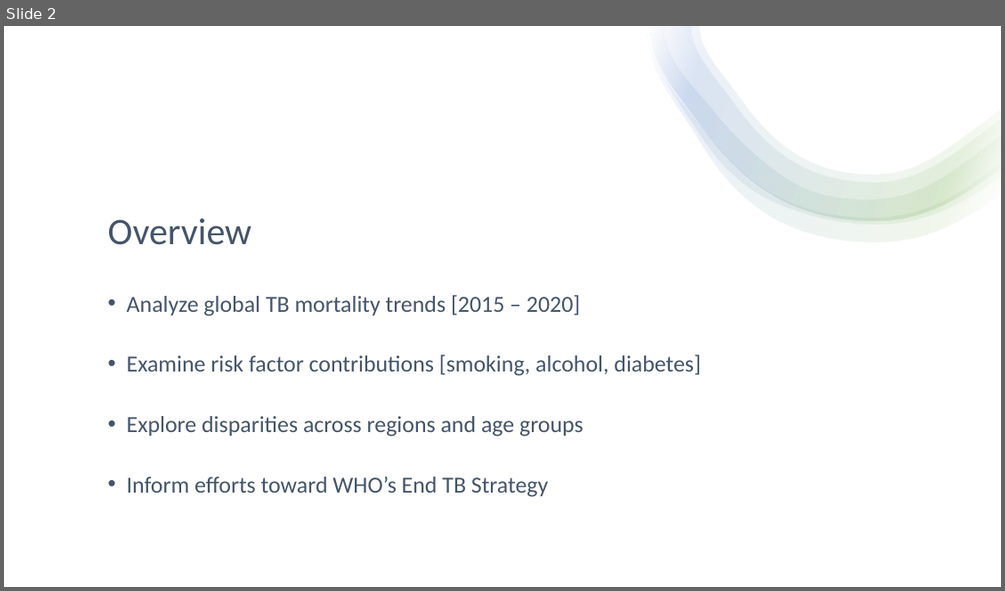
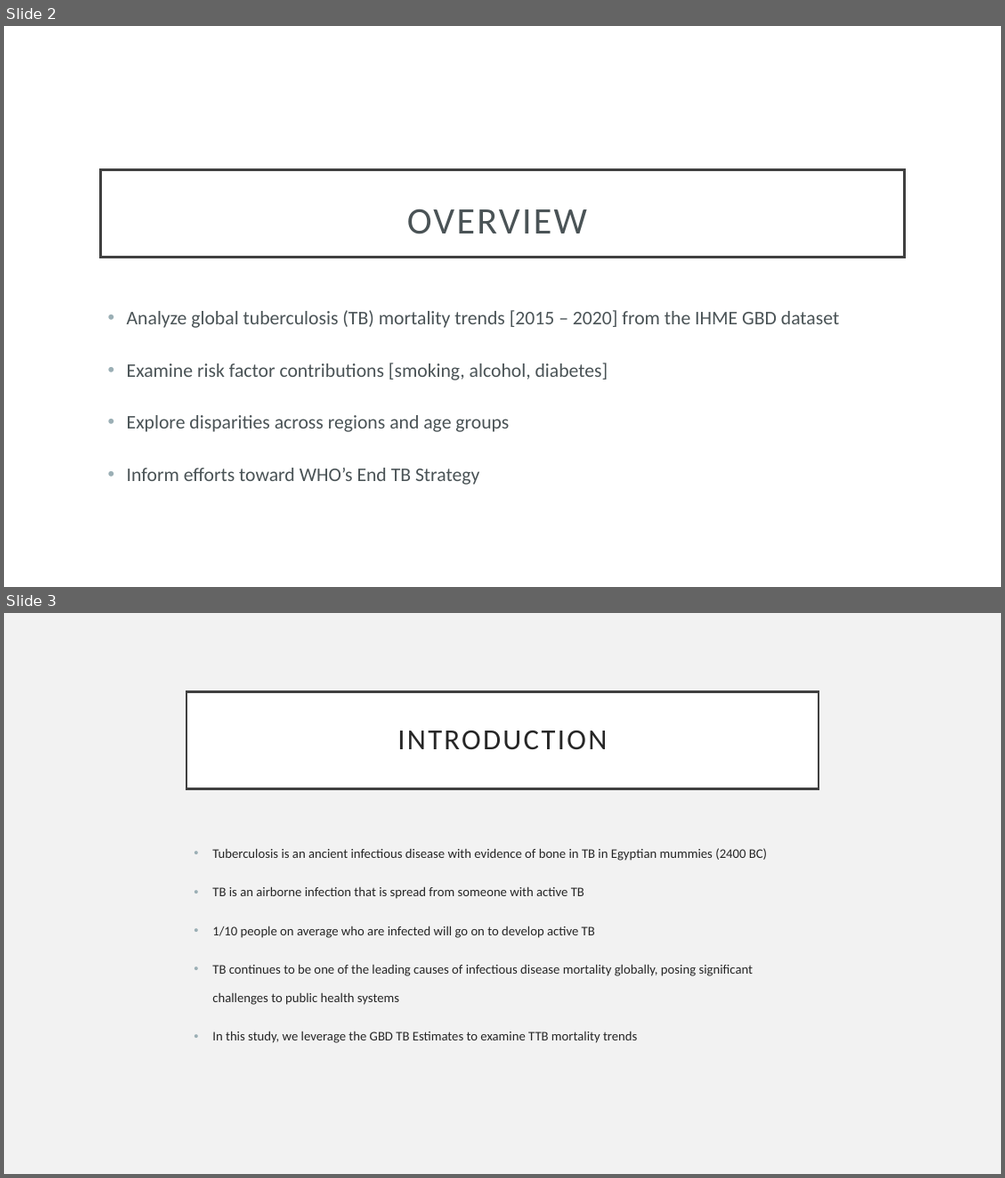
Before and after one commit to smwhikeh/HMS_520_Final_Project_TB, a slide deck: HMS_520_Final_Presentation_Whikehart_Naing.pptx. Shown one above the other, each under a label of ours: slide 2 before the commit, slides 2 and 3 after it. The pictures are 1005x591 and 1005x1178 pixels, drawn with LibreOffice and Linux fonts; fonts in the diff are those of the drawing. Boxes give left, top, right and bottom in pixels: in the first picture for what was removed or moved away, otherwise in the second. Text is boxed around its words. In the diff, an @@ line names an element or a change of style, - is before the commit and + after.

```diff
--- a/HMS_520_Final_Presentation_Whikehart_Naing.pptx
+++ b/HMS_520_Final_Presentation_Whikehart_Naing.pptx
@@ slide 3 added at bbox=[4, 613, 1001, 1174], background #F2F2F2 @@
@@ title added at bbox=[186, 691, 818, 788], fill #FFFFFF, outline #404040 2.5 pt, 28 pt, text #262626 @@
+INTRODUCTION
@@ text added at bbox=[212, 848, 767, 1043], 12.6 pt, text #262626 @@
+• Tuberculosis is an ancient infectious disease with evidence of bone in TB in Egyptian mummies (2400 BC)
+• TB is an airborne infection that is spread from someone with active TB
+• 1/10 people on average who are infected will go on to develop active TB
+• TB continues to be one of the leading causes of infectious disease mortality globally, posing significant challenges to public health systems
+• In this study, we leverage the GBD TB Estimates to examine TTB mortality trends
@@ slide 2 changed as well @@
@@ rectangle removed at bbox=[4, 26, 1001, 587] @@
@@ group removed at bbox=[647, 26, 1001, 242]: 4 freeform shapes @@
@@ title "OVERVIEW": place and size @@
-title "OVERVIEW" at bbox=[108, 218, 251, 245]
+title "OVERVIEW" at bbox=[100, 169, 905, 257]
@@ title "OVERVIEW" at bbox=[100, 169, 905, 257]: fill none to #FFFFFF; outline none to #404040 2.5 pt @@
@@ title at bbox=[407, 208, 587, 234]: text changed; text colour #44546A to #4A5356 @@
-Overview
+OVERVIEW
@@ text at bbox=[127, 310, 839, 328]: text changed; size 22.2 to 18.6 pt; text colour #44546A to #4A5356 @@
-• Analyze global TB mortality trends [2015 – 2020]
+• Analyze global tuberculosis (TB) mortality trends [2015 – 2020] from the IHME GBD dataset
@@ text at bbox=[127, 362, 608, 484]: size 22.2 to 18.6 pt, text colour #44546A to #4A5356 in "Examine risk factor contributions [smoking, alcohol, diabete ...", "Explore disparities across regions and age groups", "Inform efforts toward WHO’s End TB Strategy" @@
```
Also in this commit, not shown: 16 other slides changed, 1 other slide added, 1 slide removed, 5 other files.
